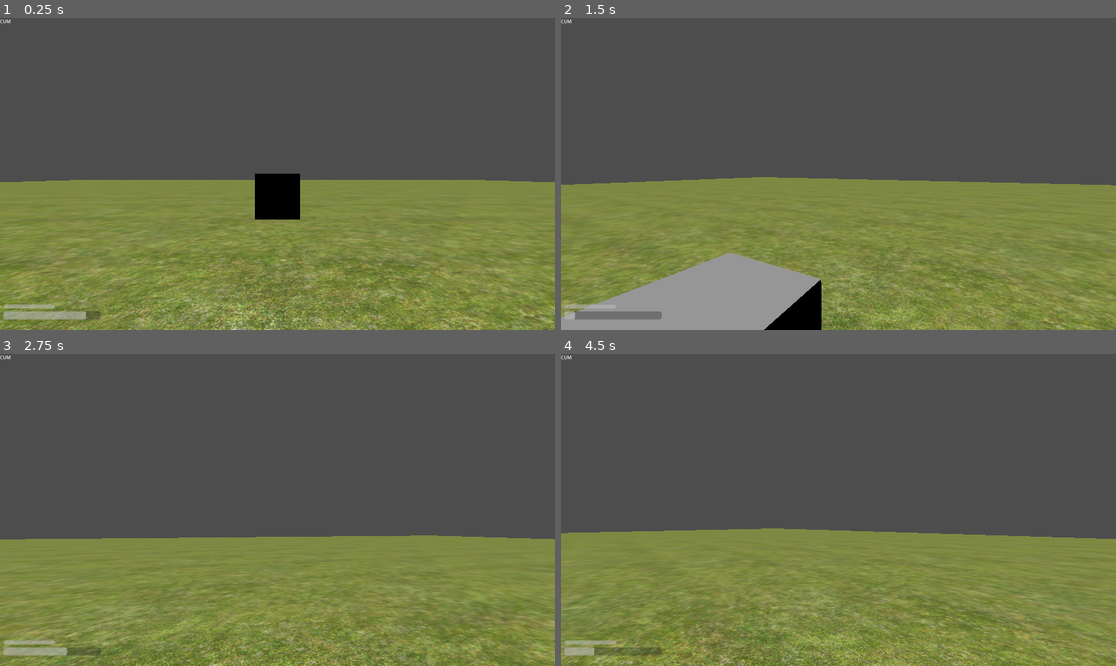
Above: before the commit, frames 1-4 (two rows, left to right).
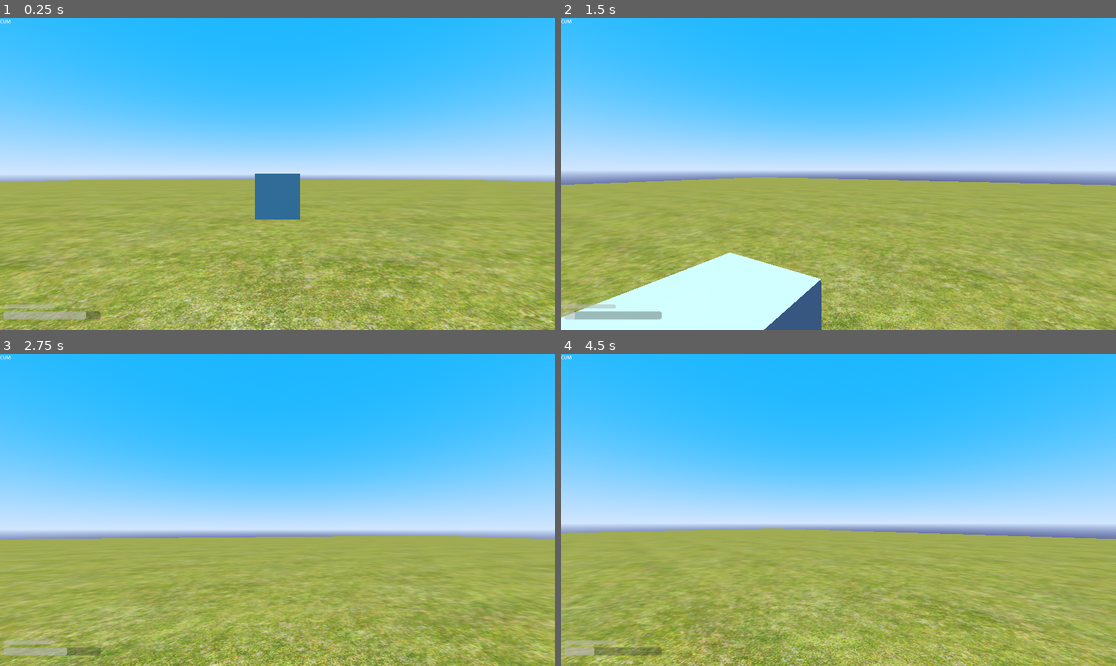
Above: after the commit, the same moments.

Repository: Sam23500/Thing-with-lewis
Game: Godot game, scene res://home.tscn
Same seed, same stepped clock (60 frames per second), same inputs: the game is played once before the commit and once after it.
Inputs (mouse positions are in pixels of both pictures, inside the frame that each line leads up to):
- Up to frame 1 (0.25 s): no input
- Up to frame 2 (1.5 s): move the mouse to (866, 174) at 0.52 s; hold W (move_forward) from 0.53 s (still down); tap E (interact) at 0.6 s; tap Space (jump) at 0.77 s; move the mouse to (810, 174) at 1.27 s; tap Shift (sprint) at 1.35 s
- Up to frame 3 (2.75 s): keep holding W (move_forward); tap Space (jump) at 1.52 s; move the mouse to (288, 503) at 2.02 s; tap E (interact) at 2.1 s
- Up to frame 4 (4.5 s): keep holding W (move_forward); move the mouse to (832, 516) at 2.77 s; tap Shift (sprint) at 2.85, 4.35 s; tap Space (jump) at 3.02, 3.77 s; move the mouse to (877, 513) at 3.52 s; tap E (interact) at 3.6 s; move the mouse to (794, 506) at 4.27 s

The runs differ from the first frame. In frame 1, 99% of the frame differs, in the area x 0-100%, y 0-100%; in frame 2, 100%; in frame 3, 99%; in frame 4, 100%.

Commit message:
made the sky better

Diff:
--- a/home.tscn
+++ b/home.tscn
@@ -4,6 +4,22 @@
 [ext_resource type="PackedScene" uid="uid://diygwv781k3tm" path="res://player.tscn" id="2_1ey7h"]
 [ext_resource type="PackedScene" uid="uid://yf5xbusgue6h" path="res://friend_box.tscn" id="3_o1ld7"]
 [ext_resource type="PackedScene" uid="uid://5fssn1o43ayq" path="res://building_spawner.tscn" id="4_2ayvv"]
+
+[sub_resource type="ProceduralSkyMaterial" id="ProceduralSkyMaterial_2ayvv"]
+sky_top_color = Color(0.08403612, 0.44341397, 0.87317055, 1)
+sky_horizon_color = Color(0.5316287, 0.6219221, 0.7601185, 1)
+ground_bottom_color = Color(0.15728086, 0.1590763, 0.28210524, 1)
+ground_horizon_color = Color(0.5316287, 0.6219221, 0.7601185, 1)
+energy_multiplier = 1.3
+
+[sub_resource type="Sky" id="Sky_w1mvj"]
+sky_material = SubResource("ProceduralSkyMaterial_2ayvv")
+
+[sub_resource type="Environment" id="Environment_lxycn"]
+background_mode = 2
+sky = SubResource("Sky_w1mvj")
+tonemap_mode = 2
+glow_enabled = true
 
 [sub_resource type="WorldBoundaryShape3D" id="WorldBoundaryShape3D_j0o1r"]
 
@@ -19,6 +35,9 @@
 
 [node name="Home" type="Node3D" unique_id=127266152]
 
+[node name="WorldEnvironment" type="WorldEnvironment" parent="." unique_id=142168349]
+environment = SubResource("Environment_lxycn")
+
 [node name="Floor" type="StaticBody3D" parent="." unique_id=982186497]
 transform = Transform3D(1, 0, 0, 0, 1, 0, 0, 0, 1, 0, -1, 0)
 
@@ -31,7 +50,7 @@
 [node name="Player" parent="." unique_id=206444926 groups=["Player"] instance=ExtResource("2_1ey7h")]
 
 [node name="DirectionalLight3D" type="DirectionalLight3D" parent="." unique_id=1828834236]
-transform = Transform3D(1, 0, 0, 0, -4.3711385e-08, 0.99999994, 0, -0.99999994, -4.3711385e-08, 0, 28.946762, 0)
+transform = Transform3D(1, 0, 0, 0, -4.371139e-08, 1, 0, -1, -4.371139e-08, -0.043817043, 28.946762, 0)
 shadow_enabled = true
 
 [node name="FriendBox" parent="." unique_id=929682790 instance=ExtResource("3_o1ld7")]
